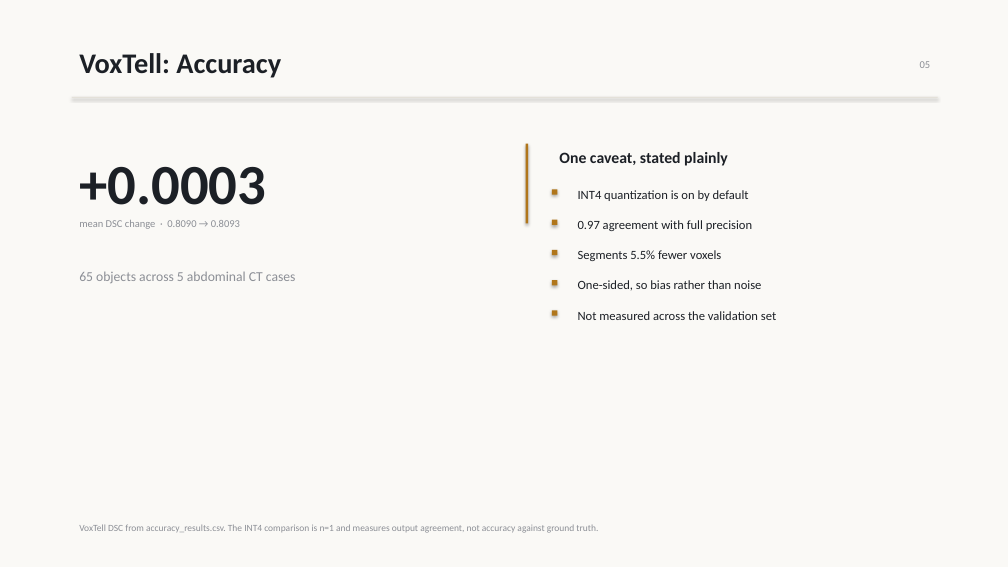
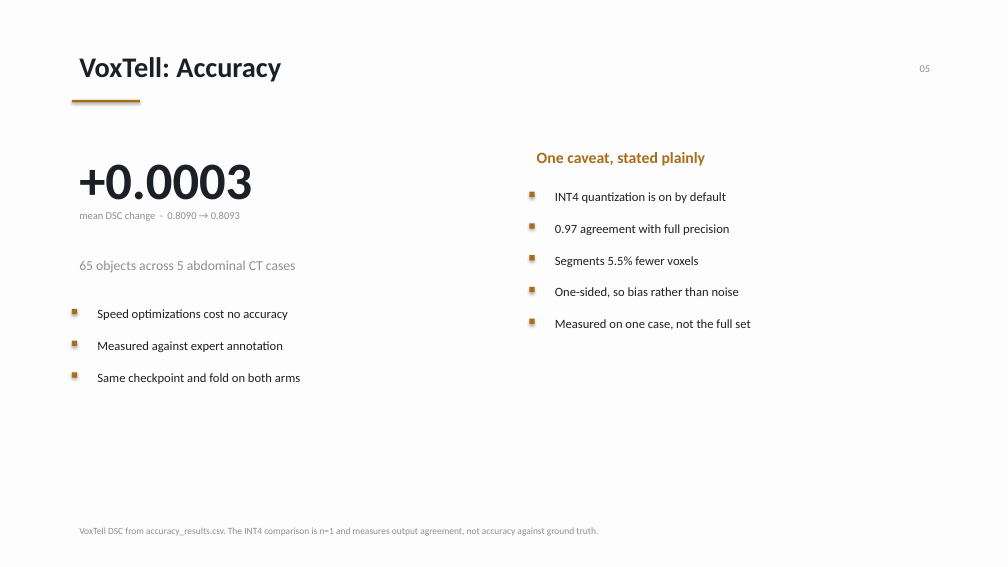
Before and after one commit to pentaexe/VoxTell-main, a slide deck: slide 5 of slides.pptx. Drawn at 1008x567 pixels with LibreOffice and Linux fonts; fonts in the diff are those of the drawing. Boxes give left, top, right and bottom in pixels: in the first picture for what was removed or moved away, otherwise in the second. Text is boxed around its words. In the diff, an @@ line names an element or a change of style, - is before the commit and + after.

```diff
--- a/slides.pptx
+++ b/slides.pptx
@@ background #FAF9F6 to #FDFDFD @@
@@ text "VoxTell: Accuracy": place and size @@
-text "VoxTell: Accuracy" at [79, 53, 281, 78]
+text "VoxTell: Accuracy" at [79, 57, 281, 82]
@@ text "05": place and size @@
-text "05" at [920, 61, 931, 68]
+text "05" at [920, 65, 931, 72]
@@ rectangle removed at [72, 97, 938, 98] @@
@@ rectangle added at [72, 100, 140, 102], fill #A86D18 @@
@@ text "+0.0003" at [79, 164, 252, 200]: size 54 to 50 pt @@
@@ rectangle removed at [526, 144, 529, 224] @@
@@ text "One caveat, stated plainly": place and size @@
-text "One caveat, stated plainly" at [559, 152, 728, 166]
+text "One caveat, stated plainly" at [537, 152, 706, 166]
@@ text "One caveat, stated plainly" at [537, 152, 706, 166]: text colour #1C2026 to #A86D18 @@
@@ text "mean DSC change · 0.8090 ...": place and size @@
-text "mean DSC change · 0.8090 ..." at [79, 220, 240, 229]
+text "mean DSC change · 0.8090 ..." at [79, 212, 240, 221]
@@ rectangle added at [529, 192, 535, 197], fill #A86D18 @@
@@ text "INT4 quantization is on by ...": place and size @@
-text "INT4 quantization is on by ..." at [578, 190, 749, 201]
+text "INT4 quantization is on by ..." at [555, 192, 726, 203]
@@ rectangle added at [529, 224, 535, 229], fill #A86D18 @@
@@ text "0.97 agreement with full precision": place and size @@
-text "0.97 agreement with full precision" at [578, 220, 752, 231]
+text "0.97 agreement with full precision" at [555, 224, 729, 235]
@@ text "65 objects across 5 abdominal ...": place and size @@
-text "65 objects across 5 abdominal ..." at [79, 271, 296, 283]
+text "65 objects across 5 abdominal ..." at [79, 260, 296, 272]
@@ rectangle: place and size @@
-rectangle at [552, 250, 557, 255]
+rectangle at [529, 256, 535, 261]
@@ text "Segments 5.5% fewer voxels": place and size @@
-text "Segments 5.5% fewer voxels" at [578, 250, 721, 261]
+text "Segments 5.5% fewer voxels" at [555, 256, 698, 267]
@@ rectangle: place and size @@
-rectangle at [552, 281, 557, 286]
+rectangle at [529, 287, 535, 292]
@@ text "One-sided, so bias rather than ...": place and size @@
-text "One-sided, so bias rather than ..." at [578, 280, 761, 290]
+text "One-sided, so bias rather than ..." at [555, 287, 739, 298]
@@ rectangle added at [72, 309, 77, 314], fill #A86D18 @@
@@ text added at [97, 309, 287, 320], 12 pt, text #1C2026 @@
+Speed optimizations cost no accuracy
@@ fill #B0761B to #A86D18 in 5 elements at [72, 340, 77, 346], [72, 372, 77, 377], [529, 256, 535, 261], [529, 287, 535, 292], [529, 318, 535, 324] @@
@@ rectangle: place and size @@
-rectangle at [552, 310, 557, 315]
+rectangle at [529, 318, 535, 324]
@@ text at [555, 319, 750, 330]: text changed @@
-Not measured across the validation set
+Measured on one case, not the full set
@@ rectangle: place and size @@
-rectangle at [552, 189, 557, 194]
+rectangle at [72, 340, 77, 346]
@@ text added at [97, 341, 283, 352], 12 pt, text #1C2026 @@
+Measured against expert annotation
@@ rectangle: place and size @@
-rectangle at [552, 219, 557, 225]
+rectangle at [72, 372, 77, 377]
@@ text added at [97, 373, 300, 384], 12 pt, text #1C2026 @@
+Same checkpoint and fold on both arms
```
Also in this commit, not shown: 7 other slides changed, 1 other file.
